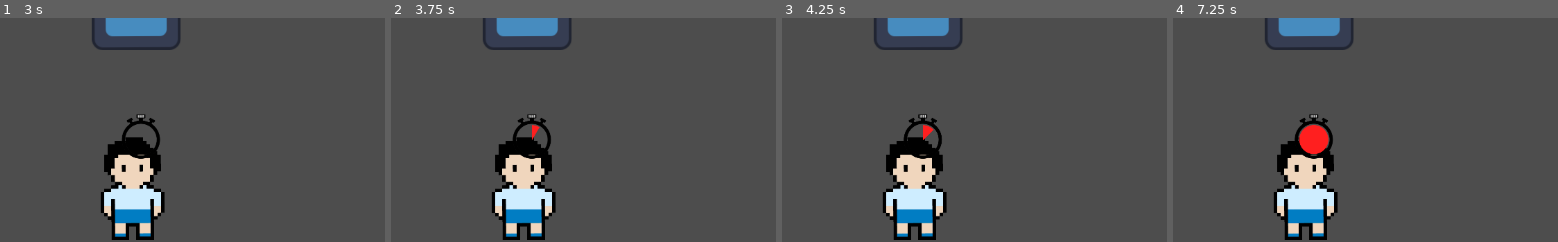
Above: before the commit, frames 1-4 (left to right).
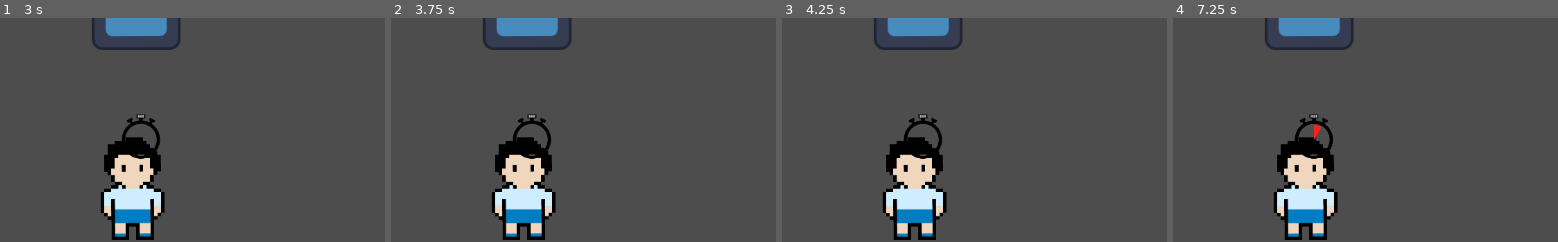
Above: after the commit, the same moments.

Repository: 1nitials/aram-makai
Game: Godot game, scene res://menu.tscn
Two runs of this game, one before a commit and one after it. Both use one fixed random seed, a clock stepped at 60 frames per second and the inputs below. The engine's default icon, where the game draws it, is replaced by a stand-in: a white triangle on a blue panel in a dark square.
Inputs (mouse positions are % of the whole screen's width and height, from its top left):
- Up to frame 1 (3 s): click "Play" at 0.5 s; move the mouse to (17, 94) at 1.27 s; press the mouse at (17, 94) at 1.28 s; tap Enter at 2 s; move the mouse to (31, 55) at 2.02 s; release the mouse at (31, 55) at 2.03 s; click (31, 55) at 2.1 s; move the mouse to (62, 28) at 2.77 s; press the mouse at (62, 28) at 2.78 s
- Up to frame 2 (3.75 s): tap Space at 3.5 s; move the mouse to (46, 70) at 3.52 s; release the mouse at (46, 70) at 3.53 s; click (46, 70) at 3.6 s
- Up to frame 3 (4.25 s): no input
- Up to frame 4 (7.25 s): tap Enter at 4.25, 5.75 s; move the mouse to (82, 65) at 4.27 s; press the mouse at (82, 65) at 4.28 s; tap Space at 5, 6.5 s; move the mouse to (20, 35) at 5.02 s; release the mouse at (20, 35) at 5.03 s; click (20, 35) at 5.1 s; move the mouse to (56, 50) at 5.77 s; press the mouse at (56, 50) at 5.78 s; move the mouse to (36, 25) at 6.52 s; release the mouse at (36, 25) at 6.53 s; click (36, 25) at 6.6 s
The pictures show only the part of the screen within x 0-50%, y 50-100%; the shares and areas given below are measured in that part.

Frame 1 is identical in both runs. In frame 2, 0.1% of the frame differs, in the area x 35-39%, y 43-55%; in frame 3, 0.1%; in frame 4, 0.8%, in the area x 32-41%, y 43-63%.

Commit message:
Add files via upload

Diff:
--- a/New folder/CustomerSpawner.gd
+++ b/New folder/CustomerSpawner.gd
@@ -14,7 +14,7 @@
 		wait.start()
 
 func _on_spawn_timer_timeout():
-	"var tempPath = path.instantiate()
+	var tempPath = path.instantiate()
 	add_child(tempPath)
 	global.total_customers += 1
-	print(global.total_customers)"
+	print(global.total_customers)
--- a/New folder/patience_animation.tscn
+++ b/New folder/patience_animation.tscn
@@ -16,7 +16,7 @@
 region_rect = Rect2(19.2394, 56.7361, 726.194, 349.92)
 
 [node name="PatienceTimer" type="Timer" parent="."]
-wait_time = 0.5
+wait_time = 2.0
 one_shot = true
 
 [connection signal="timeout" from="PatienceTimer" to="." method="_on_patience_timer_timeout"]
